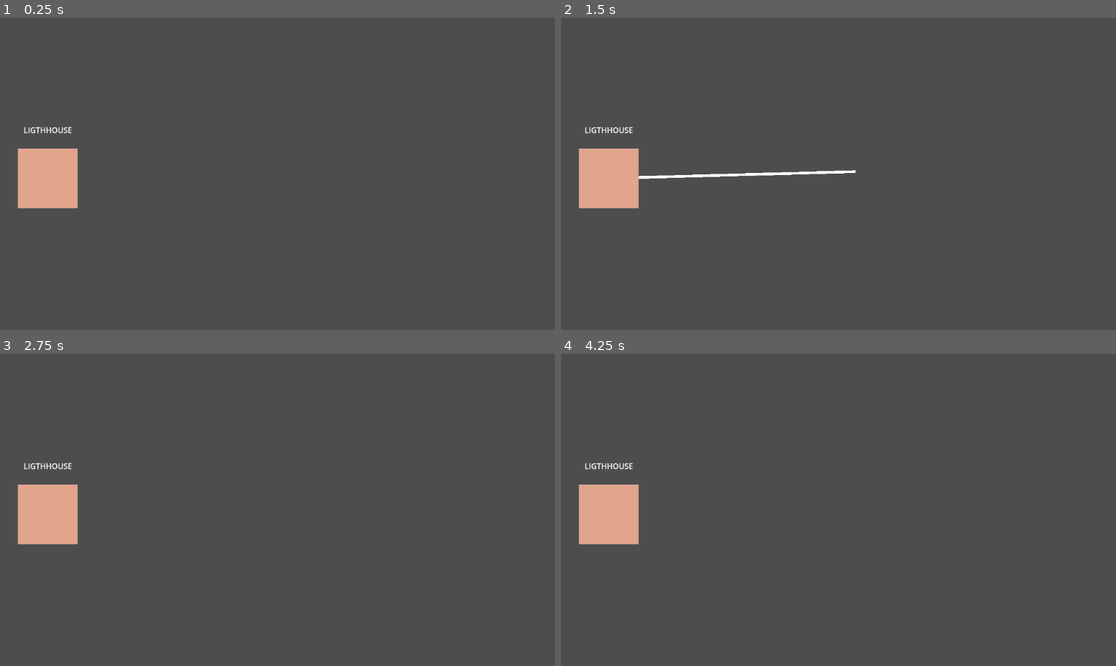
Above: before the commit, frames 1-4 (two rows, left to right).
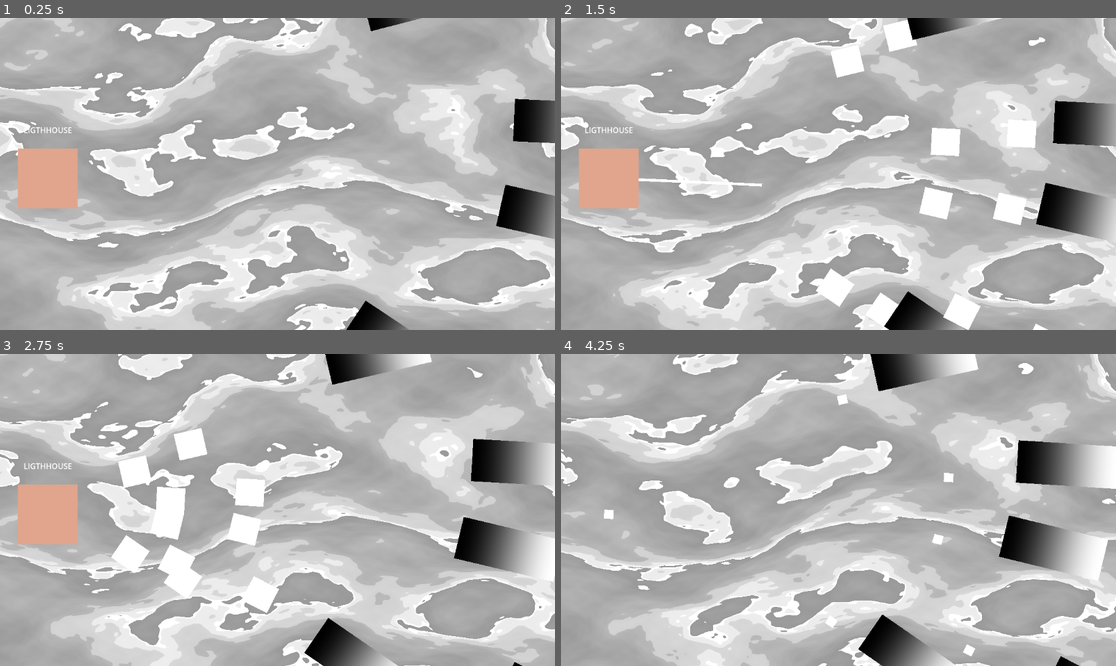
Above: after the commit, the same moments.

Repository: IdeaBanana/PashtetJam5
Game: Godot game, scene res://Scenes/GameScene.tscn
Two runs of this game, one before a commit and one after it. Both use one fixed random seed, a clock stepped at 60 frames per second and the inputs below.
Inputs (mouse positions are in pixels of both pictures, inside the frame that each line leads up to):
- Up to frame 1 (0.25 s): no input
- Up to frame 2 (1.5 s): move the mouse to (960, 158) at 0.52 s; click (960, 158) at 0.67 s; move the mouse to (727, 189) at 1.27 s; click (727, 189) at 1.42 s
- Up to frame 3 (2.75 s): move the mouse to (333, 441) at 2.02 s; click (333, 441) at 2.17 s
- Up to frame 4 (4.25 s): move the mouse to (810, 572) at 2.77 s; click (810, 572) at 2.92 s; move the mouse to (1005, 556) at 3.52 s; click (1005, 556) at 3.67 s

The runs differ from the first frame. In frame 1, 97% of the frame differs, in the area x 0-100%, y 0-100%; in frame 2, 97%; in frame 3, 97%; in frame 4, 99%.
Error before the commit: Invalid access to property or key 'global_position' on a base object of type 'Nil'. (res://Scripts/SloopShipMover.gd:21)

Commit message:
Added Ships

Diff:
--- /dev/null
+++ b/Scenes/FrigateShip.tscn
@@ -0,0 +1,49 @@
+[gd_scene load_steps=9 format=3 uid="uid://srje0fgot51"]
+
+[ext_resource type="Script" path="res://Scripts/FrigateShip.gd" id="1_qih2q"]
+[ext_resource type="Script" path="res://Scripts/Hp.gd" id="2_xgki1"]
+[ext_resource type="Script" path="res://Scripts/MortarAttack.gd" id="3_0t08t"]
+[ext_resource type="Script" path="res://Scripts/SloopShipMover.gd" id="4_xxkky"]
+
+[sub_resource type="RectangleShape2D" id="RectangleShape2D_7u8jp"]
+size = Vector2(212, 88)
+
+[sub_resource type="RectangleShape2D" id="RectangleShape2D_jk0m8"]
+size = Vector2(2498, 1538)
+
+[sub_resource type="Curve" id="Curve_pi1ub"]
+_data = [Vector2(0, 1), 0.0, 0.0, 0, 0, Vector2(1, 0), 0.0, 0.0, 0, 0]
+point_count = 2
+
+[sub_resource type="CurveTexture" id="CurveTexture_e84nc"]
+curve = SubResource("Curve_pi1ub")
+
+[node name="FrigateShip" type="CharacterBody2D" node_paths=PackedStringArray("hpNode")]
+script = ExtResource("1_qih2q")
+hpNode = NodePath("AbstractHp")
+
+[node name="AbstractHp" type="CollisionShape2D" parent="." node_paths=PackedStringArray("parent")]
+shape = SubResource("RectangleShape2D_7u8jp")
+script = ExtResource("2_xgki1")
+parent = NodePath("..")
+
+[node name="MortarAttack" type="Area2D" parent="." node_paths=PackedStringArray("shipMover")]
+script = ExtResource("3_0t08t")
+mortarQuantity = 2
+shipMover = NodePath("../SloopShipMover")
+damage = 10
+reloadTime = 2.0
+
+[node name="CollisionShape2D" type="CollisionShape2D" parent="MortarAttack"]
+shape = SubResource("RectangleShape2D_jk0m8")
+
+[node name="SloopShipMover" type="Node2D" parent="." node_paths=PackedStringArray("area", "ship")]
+script = ExtResource("4_xxkky")
+area = NodePath("../MortarAttack")
+ship = NodePath("..")
+speed = 35.0
+
+[node name="Sprite2D" type="Sprite2D" parent="."]
+position = Vector2(8.34465e-07, -4.52995e-06)
+scale = Vector2(0.828125, 88)
+texture = SubResource("CurveTexture_e84nc")
--- a/Scenes/GameScene.tscn
+++ b/Scenes/GameScene.tscn
@@ -1,29 +1,34 @@
 [gd_scene load_steps=4 format=3 uid="uid://3qqjie1vlg3t"]
 
 [ext_resource type="PackedScene" uid="uid://cbrs2jaw27o6m" path="res://Scenes/Lighthouse.tscn" id="1_h2odd"]
-[ext_resource type="PackedScene" uid="uid://j8y77dkaq834" path="res://Scenes/GunBoatSheep.tscn" id="2_ju01r"]
-[ext_resource type="PackedScene" uid="uid://d0e4eom1gx2vy" path="res://Scenes/SloopShip.tscn" id="3_qtpye"]
+[ext_resource type="PackedScene" uid="uid://d352acpult1hy" path="res://Scenes/Water.tscn" id="1_tn104"]
+[ext_resource type="PackedScene" uid="uid://srje0fgot51" path="res://Scenes/FrigateShip.tscn" id="4_7f6vg"]
 
 [node name="GameScene" type="Node2D"]
+
+[node name="Control" parent="." instance=ExtResource("1_tn104")]
+layer = -128
 
 [node name="Lighthouse" parent="." instance=ExtResource("1_h2odd")]
 position = Vector2(99, 333)
 
-[node name="EnemyShip" parent="." node_paths=PackedStringArray("hpNode") instance=ExtResource("2_ju01r")]
-hpNode = NodePath("Collision")
+[node name="FrigateShip" parent="." instance=ExtResource("4_7f6vg")]
+position = Vector2(1151, 413)
 
-[node name="SloopShip" parent="." node_paths=PackedStringArray("hpNode") instance=ExtResource("3_qtpye")]
-position = Vector2(1035, 334)
-hpNode = NodePath("AbstractHp")
+[node name="SloopShipMover" parent="FrigateShip" index="2"]
+maxDistance = 500.0
 
-[node name="CollisionShape2D" parent="SloopShip/ShipMover/Area2D" index="0"]
-debug_color = Color(0.717647, 0.364706, 0.796078, 0.0901961)
+[node name="FrigateShip2" parent="." instance=ExtResource("4_7f6vg")]
+position = Vector2(1181, 216)
 
-[node name="AbstractAttack" parent="SloopShip" index="2"]
-position = Vector2(-7, -4)
+[node name="FrigateShip3" parent="." instance=ExtResource("4_7f6vg")]
+position = Vector2(869, -45)
 
-[node name="CollisionShape2D" parent="SloopShip/AbstractAttack" index="0"]
-position = Vector2(-54, 0)
-debug_color = Color(0, 0.6, 0.701961, 0.0666667)
+[node name="FrigateShip4" parent="." instance=ExtResource("4_7f6vg")]
+position = Vector2(830, 686)
 
-[editable path="SloopShip"]
+[node name="FrigateShip5" parent="." instance=ExtResource("4_7f6vg")]
+position = Vector2(1232, 761)
+
+[editable path="Lighthouse"]
+[editable path="FrigateShip"]
--- a/Scenes/Lighthouse.tscn
+++ b/Scenes/Lighthouse.tscn
@@ -6,7 +6,7 @@
 [ext_resource type="Script" path="res://Scripts/Light.gd" id="3_ou5cv"]
 
 [sub_resource type="RectangleShape2D" id="RectangleShape2D_cg6xx"]
-size = Vector2(470, 426)
+size = Vector2(124, 124)
 
 [sub_resource type="RectangleShape2D" id="RectangleShape2D_6wx77"]
 size = Vector2(74, 80)
@@ -43,6 +43,7 @@
 collide_with_areas = true
 script = ExtResource("2_f3un0")
 light = NodePath("WeaponViewer")
+offset = 0.23
 
 [node name="WeaponViewer" type="Line2D" parent="Light"]
 position = Vector2(-72, 0)
@@ -53,6 +54,7 @@
 script = ExtResource("3_ou5cv")
 lightWeapon = NodePath("..")
 damage = 10
+reloadTime = 1.39
 timeBetweenAttack = 0.35
 
 [node name="CollisionShape2D" type="CollisionShape2D" parent="Light/LightAttack"]
--- a/Scenes/MortarCore.tscn
+++ b/Scenes/MortarCore.tscn
@@ -1,8 +1,28 @@
-[gd_scene load_steps=2 format=3 uid="uid://w1brxtmn0k28"]
+[gd_scene load_steps=5 format=3 uid="uid://w1brxtmn0k28"]
 
 [ext_resource type="Script" path="res://Scripts/MortarCore.gd" id="1_qepry"]
+
+[sub_resource type="RectangleShape2D" id="RectangleShape2D_urweo"]
+size = Vector2(59, 54)
+
+[sub_resource type="Curve" id="Curve_1t7w4"]
+_data = [Vector2(0.296703, 1), 0.0, 0.0, 0, 0]
+point_count = 1
+
+[sub_resource type="CurveTexture" id="CurveTexture_jtj3s"]
+width = 56
+curve = SubResource("Curve_1t7w4")
 
 [node name="MortarCore" type="Area2D"]
 script = ExtResource("1_qepry")
 
 [node name="CollisionShape2D" type="CollisionShape2D" parent="."]
+position = Vector2(-0.5, 0)
+shape = SubResource("RectangleShape2D_urweo")
+
+[node name="TextureRect" type="TextureRect" parent="."]
+offset_left = -30.0
+offset_top = -28.0
+offset_right = 29.0
+offset_bottom = 28.0
+texture = SubResource("CurveTexture_jtj3s")
--- a/Scenes/SloopShip.tscn
+++ b/Scenes/SloopShip.tscn
@@ -6,13 +6,10 @@
 [ext_resource type="Script" path="res://Scripts/MortarAttack.gd" id="4_e3svh"]
 
 [sub_resource type="RectangleShape2D" id="RectangleShape2D_n4as1"]
-size = Vector2(178, 78)
-
-[sub_resource type="RectangleShape2D" id="RectangleShape2D_slreb"]
-size = Vector2(2242, 2188)
+size = Vector2(234, 116)
 
 [sub_resource type="RectangleShape2D" id="RectangleShape2D_ysy3y"]
-size = Vector2(1694, 1584)
+size = Vector2(3414, 2978)
 
 [node name="SloopShip" type="CharacterBody2D"]
 script = ExtResource("1_cs8ip")
@@ -24,21 +21,15 @@
 
 [node name="ShipMover" type="Node2D" parent="." node_paths=PackedStringArray("area", "ship")]
 script = ExtResource("3_8ugg2")
-area = NodePath("Area2D")
+area = NodePath("../AbstractAttack")
 ship = NodePath("..")
 speed = 100.0
-
-[node name="Area2D" type="Area2D" parent="ShipMover"]
-
-[node name="CollisionShape2D" type="CollisionShape2D" parent="ShipMover/Area2D"]
-shape = SubResource("RectangleShape2D_slreb")
-debug_color = Color(0.719348, 0.366087, 0.794394, 0.42)
 
 [node name="AbstractAttack" type="Area2D" parent="." node_paths=PackedStringArray("shipMover")]
 script = ExtResource("4_e3svh")
 shipMover = NodePath("../ShipMover")
 damage = 3
-reloadTime = 2.0
+timeBetweenAttack = 0.2
 
 [node name="CollisionShape2D" type="CollisionShape2D" parent="AbstractAttack"]
 shape = SubResource("RectangleShape2D_ysy3y")
--- /dev/null
+++ b/Scenes/Water.tscn
@@ -0,0 +1,72 @@
+[gd_scene load_steps=5 format=3 uid="uid://d352acpult1hy"]
+
+[sub_resource type="Shader" id="Shader_2h2a3"]
+code = "//Original shadertoy source: https://www.shadertoy.com/view/mtfBRr
+//Credits to Leon Denise
+//https://leon196.github.io/
+//(@leondenise): https://twitter.com/leondenise
+shader_type canvas_item;
+
+uniform vec2 R = vec2(.8, .6);
+uniform float scale = 0.5;
+uniform float speed = 1.0;
+uniform vec3 direction = vec3(1,1,0);
+uniform float distortion = 0.5;
+uniform float layers = 2.;
+uniform float shades = 3.;
+uniform int steps = 6;
+
+uniform vec3 tint = vec3(.459,.765,1.);
+
+float gyroid (vec3 seed) { return dot(sin(seed),cos(seed.yzx)); }
+
+float fbm (vec3 seed)
+{
+    float result = 0., a = .5;
+    for (int i = 0; i < steps; ++i, a /= 2.) {
+        seed += direction * TIME*speed*.01/a;
+        seed.z += result*distortion;
+        result += gyroid(seed/a)*a;
+    }
+    return result;
+}
+
+void fragment()
+{
+    vec2 p = (2.*UV-R)/R.y;
+    float shape = fbm(vec3(p*scale, 0.));
+    float gradient = fract(shape*layers);
+    float shade = round(pow(gradient, 4.)*shades)/shades;
+    vec3 color = mix(tint*mix(.6,.8,gradient), vec3(1), shade);
+    COLOR = vec4(color,1.0);
+}"
+
+[sub_resource type="ShaderMaterial" id="ShaderMaterial_gsbav"]
+shader = SubResource("Shader_2h2a3")
+shader_parameter/R = Vector2(0.8, 1.235)
+shader_parameter/scale = 1.655
+shader_parameter/speed = 0.1
+shader_parameter/direction = Vector3(1, 1, 0)
+shader_parameter/distortion = 0.37
+shader_parameter/layers = 1.27
+shader_parameter/shades = 3.0
+shader_parameter/steps = 6
+shader_parameter/tint = Vector3(1, 1, 1)
+
+[sub_resource type="Curve" id="Curve_q5ovs"]
+_data = [Vector2(0.510989, 1), 0.0, 0.0, 0, 0]
+point_count = 1
+
+[sub_resource type="CurveTexture" id="CurveTexture_a8juk"]
+curve = SubResource("Curve_q5ovs")
+
+[node name="CanvasLayer" type="CanvasLayer"]
+
+[node name="TextureRect" type="TextureRect" parent="."]
+material = SubResource("ShaderMaterial_gsbav")
+anchors_preset = 15
+anchor_right = 1.0
+anchor_bottom = 1.0
+grow_horizontal = 2
+grow_vertical = 2
+texture = SubResource("CurveTexture_a8juk")
--- /dev/null
+++ b/Scripts/FrigateShip.gd
@@ -0,0 +1,3 @@
+extends SloopShip
+
+class_name FrigateShip
--- a/Scripts/GunboatMover.gd
+++ b/Scripts/GunboatMover.gd
@@ -10,7 +10,6 @@
 
 func _process(delta):
 	super._process(delta)
-	look_at(Vector2(global_position.x, get_viewport_rect().position.y * direction.y))
 
 func _Move(delta):
 	super._Move(delta)
--- a/Scripts/LightWeapon.gd
+++ b/Scripts/LightWeapon.gd
@@ -9,6 +9,7 @@
 @export_group("Animation")
 @export var _appearTime: float = 0.6
 @export var _disAppearTime: float = 0.4
+@export var offset: float = 0.5
 
 var tween: Tween
 
@@ -43,7 +44,7 @@
 	tween.tween_property(light, "width", 0, _disAppearTime)
 
 func _process(delta):
-	get_tree().create_tween().tween_property(self, "target_position", get_local_mouse_position(), 1)
+	get_tree().create_tween().tween_property(self, "target_position", get_local_mouse_position(), offset)
 	light.points[1] = Vector2(target_position.x + laserOffset, target_position.y)
 
 func _OnStopAttack():
--- a/Scripts/MortarAttack.gd
+++ b/Scripts/MortarAttack.gd
@@ -13,4 +13,16 @@
 
 func Attack():
 	for i in range(mortarQuantity):
-		pass
+		var betweenTimer := get_tree().create_timer(timeBetweenAttack)
+		await betweenTimer.timeout
+		var coreInstance: MoratarCore = mortarCore.instantiate()
+		var house := get_overlapping_bodies().filter(func(child): return child is LightHouse)
+		if get_overlapping_bodies().filter(func(child): return child is LightHouse):
+			coreInstance.SetTarget(house[0].global_position)
+			add_child(coreInstance)
+	Reload()
+
+func Reload():
+	var reloadTimer := get_tree().create_timer(reloadTime)
+	await reloadTimer.timeout
+	Attack()
--- a/Scripts/MortarCore.gd
+++ b/Scripts/MortarCore.gd
@@ -2,14 +2,41 @@
 
 class_name MoratarCore
 
-static var damage: int = 10
-static var speed: float = 50
+@export var damage: int = 10
+@export var speedInSec: float = 3.0
+@export var fallSpeed: float = 1
+
+@export var target: Vector2
+
+func _ready():
+	var tween := get_tree().create_tween()
+	tween.tween_property(self, "global_position", target, speedInSec)
+	area_entered.connect(_OnObjectEntered)
+	body_entered.connect(_OnObjectEntered)
+
+func _process(delta):
+	if !get_tree().current_scene.get_children().filter(func(child): return child is LightHouse):
+		FallAnimate()
+
+func FallAnimate():
+	var tween := get_tree().create_tween()
+	tween.tween_property(self, "scale", Vector2.ZERO, fallSpeed)
+	await tween.finished
+	queue_free()
+
+func _OnObjectEntered(object):
+	if object is LightHouse:
+		object.GetHpNode().ApplyDamage(damage)
+		queue_free()
+
+func SetTarget(newTarget: Vector2):
+	target = newTarget
 
 func GetSpeed() -> float:
-	return speed
+	return speedInSec
 
 func SetSpeed(value: float):
-	speed = value
+	speedInSec = value
 
 func SetDamage(value: int):
 	damage = value
--- a/Scripts/ShipMover.gd
+++ b/Scripts/ShipMover.gd
@@ -8,6 +8,7 @@
 
 func _process(delta: float):
 	_Move(delta)
+	ship.look_at(direction)
 
 func _Move(delta: float):
 	ship.velocity = speed * direction
--- a/Scripts/SloopShipMover.gd
+++ b/Scripts/SloopShipMover.gd
@@ -6,7 +6,7 @@
 @export var maxDistance: float = 700.0
 
 var targetObject: Node
-
+var isStopped: bool
 signal stopped
 
 func _ready():
@@ -17,10 +17,22 @@
 	if object is LightHouse:
 		targetObject = object
 
+func _process(delta):
+	_Move(delta)
+	ship.look_at(direction)
+
 func _Move(delta):
-	if !global_position.distance_to(targetObject.global_position) <= maxDistance and targetObject:
-		direction = Vector2(targetObject.global_position - self.global_position).normalized()
-		super._Move(delta)
+	if CheckLightHouse() and !global_position.distance_to(targetObject.global_position) <= maxDistance and targetObject:
+		direction = Vector2(targetObject.global_position - self.global_position)
+		ship.velocity = direction.normalized() * speed
+		ship.move_and_slide()
 	else:
 		ship.velocity = Vector2.ZERO
-		emit_signal("stopped")
+		if !isStopped:
+			isStopped = true
+			emit_signal("stopped")
+
+func CheckLightHouse() -> bool:
+	if area.get_overlapping_bodies().filter(func(child): return child is LightHouse):
+		return true
+	return false
Not shown: 1 places in Scenes/SloopShip.tscn that only renumber resources
